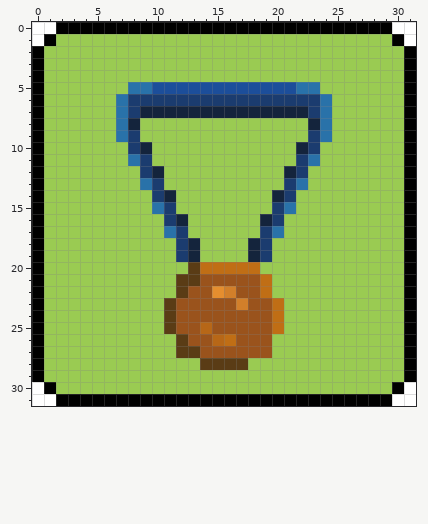
Edited in one commit: pixel-art sprite (frontend/src/assets/images/bronze_medal_badge.png). That is the earlier state.
The file is 96x96 pixels, drawn in blocks of 3x3; one block is one cell here.
The result:
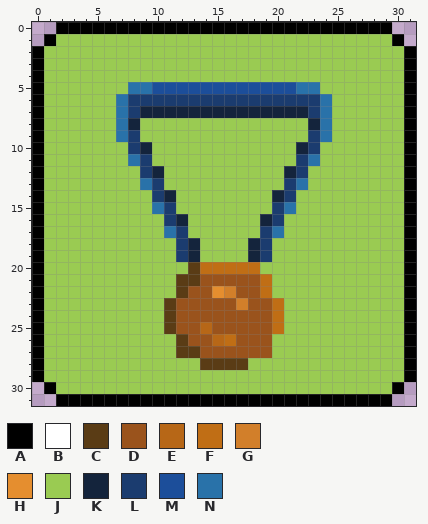
Palette (. is transparent): A #000000  B #ffffff  C #5a3c15  D #9a531c  E #b76717  F #c06e15  G #d27f2a  H #e58e2f  J #9acb52  K #14243c  L #1b3c6f  M #1c4e9a  N #2972a9
Change:
y 0: x 0..1 BB -> ..; x 30..31 BB -> ..
y 1: x 0 B -> .; x 31 B -> .
y 30: x 0 B -> .; x 31 B -> .
y 31: x 0..1 BB -> ..; x 30..31 BB -> ..
Where, in picture pixels (left, top, right, bottom), the same in both pictures:
erased: (32, 22, 56, 46)
erased: (392, 22, 416, 46)
erased: (32, 382, 56, 406)
erased: (392, 382, 416, 406)
